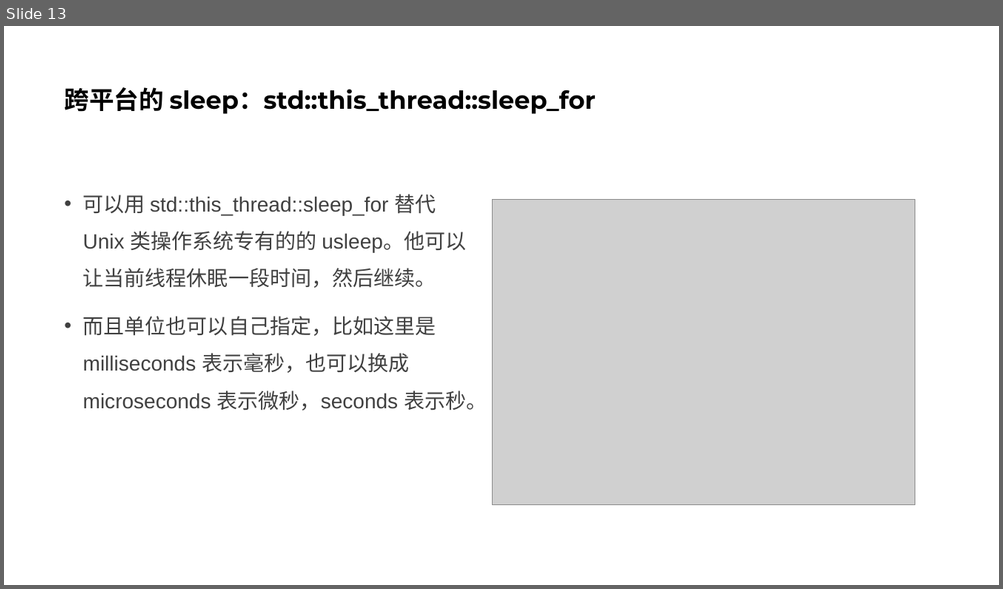
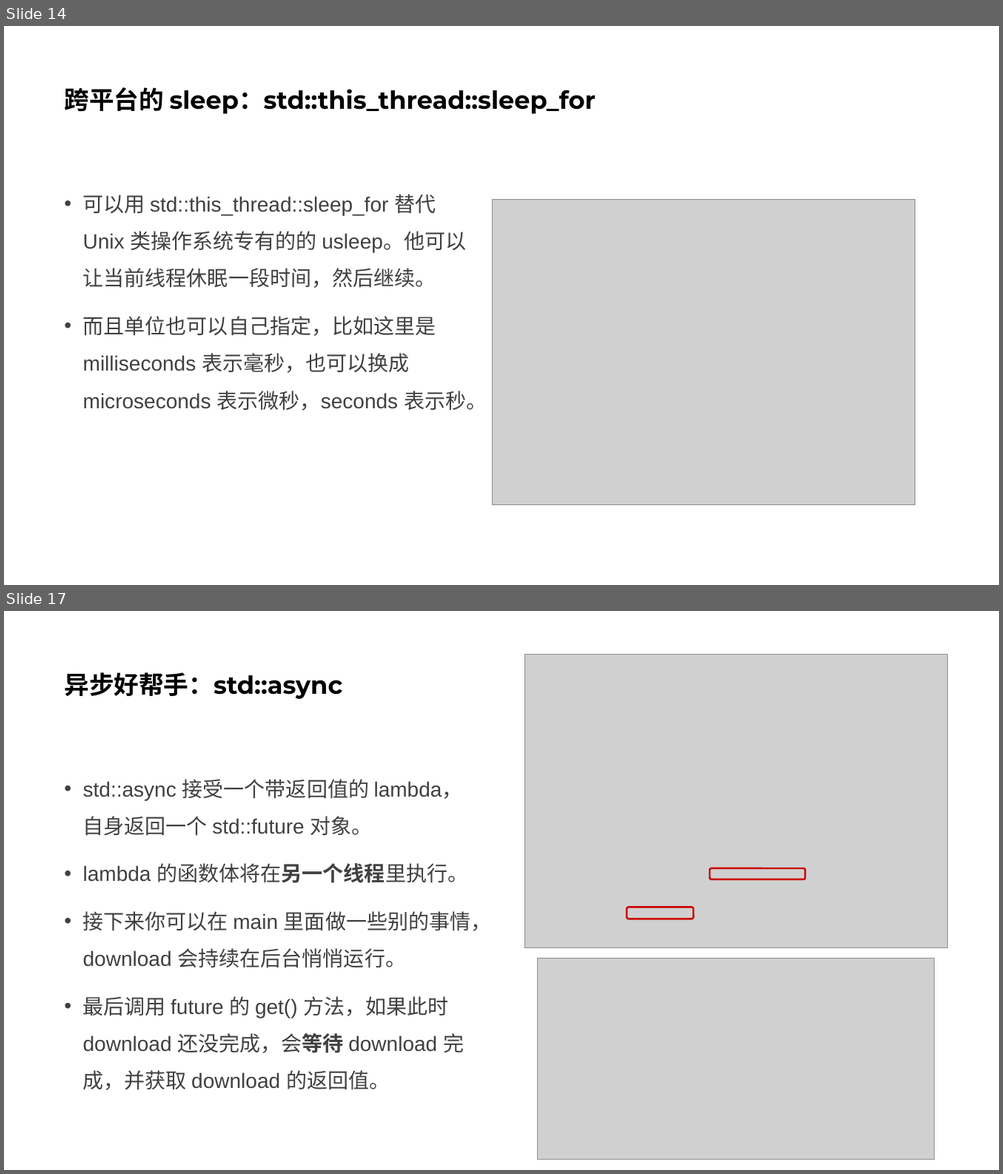
Before and after one commit to parallel101/course, a slide deck: 05/slides.pptx. Shown one above the other, each under a label of ours: slide 13 before the commit, slides 14 and 17 after it; the slides between them are not shown. The pictures are 1003x589 and 1003x1174 pixels, drawn with LibreOffice and Linux fonts; fonts in the diff are those of the drawing; grey boxes stand for pictures. Boxes give left, top, right and bottom in pixels: in the first picture for what was removed or moved away, otherwise in the second. Text is boxed around its words. In the diff, an @@ line names an element or a change of style, - is before the commit and + after.

Commit message:
add async

```diff
--- a/05/slides.pptx
+++ b/05/slides.pptx
@@ slide 17 added at (x1=4, y1=611, x2=999, y2=1170), background #FFFFFF @@
@@ picture added at (x1=525, y1=654, x2=948, y2=948) @@
@@ title added at (x1=64, y1=672, x2=342, y2=699), 24 pt, text #000000, bold @@
+异步好帮手：std::async
@@ text added at (x1=83, y1=779, x2=491, y2=1091), 20 pt, text #404040 @@
+• std::async 接受一个带返回值的 lambda，自身返回一个 std::future 对象。
+• lambda 的函数体将在另一个线程里执行。
+• 接下来你可以在 main 里面做一些别的事情，download 会持续在后台悄悄运行。
+• 最后调用 future 的 get() 方法，如果此时 download 还没完成，会等待 download 完成，并获取 download 的返回值。
@@ rounded rectangle added at (x1=710, y1=869, x2=805, y2=880), outline #CC0000 1.75 pt @@
@@ rounded rectangle added at (x1=627, y1=907, x2=694, y2=919), outline #CC0000 1.75 pt @@
@@ picture added at (x1=538, y1=958, x2=934, y2=1159) @@
@@ what was slide 13 is now slide 14 @@
```
Also in this commit, not shown: 4 slides changed, 9 other slides added, 15 other files.
